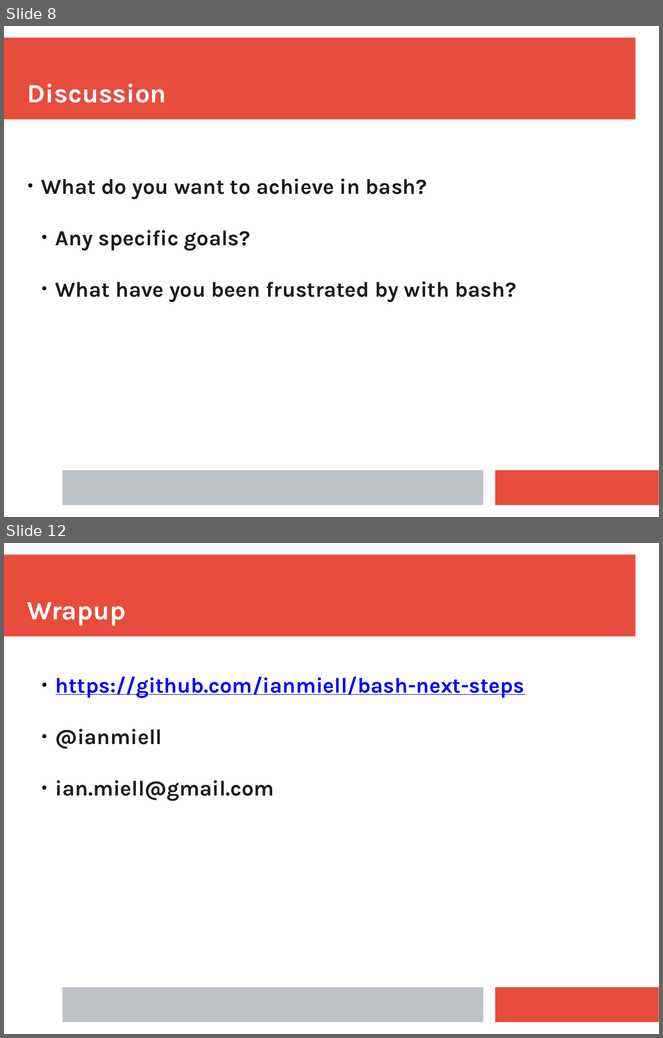
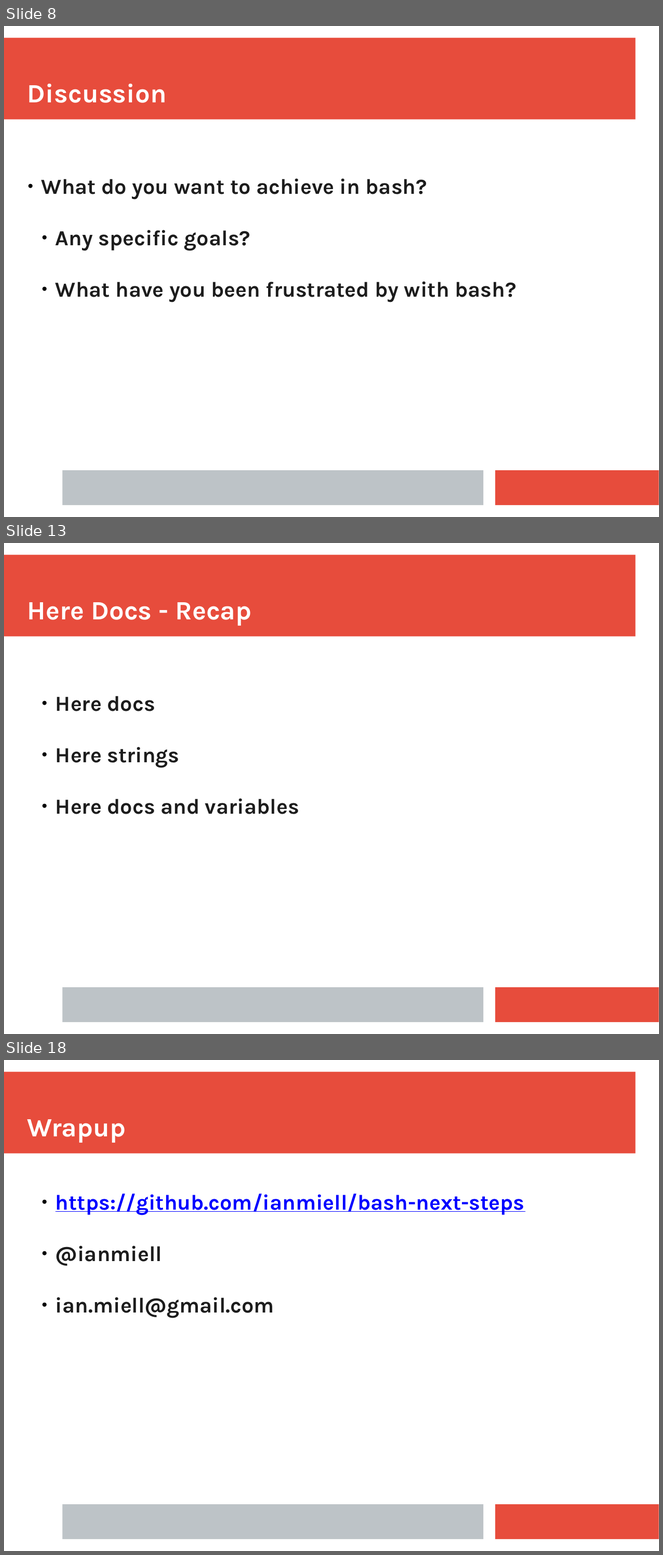
Before and after one commit to ianmiell/bash-next-steps, a slide deck: slides/bash_next_steps.pptx. Shown one above the other, each under a label of ours: slides 8 and 12 before the commit, slides 8, 13 and 18 after it; the slides between them are not shown. The pictures are 663x1038 and 663x1555 pixels, drawn with LibreOffice and Linux fonts; fonts in the diff are those of the drawing. Boxes give left, top, right and bottom in pixels: in the first picture for what was removed or moved away, otherwise in the second. Text is boxed around its words. In the diff, an @@ line names an element or a change of style, - is before the commit and + after.

Commit message:
docs

```diff
--- a/slides/bash_next_steps.pptx
+++ b/slides/bash_next_steps.pptx
@@ slide 13 added at box(4, 543, 659, 1034), background #FFFFFF; not listed: 3 template elements that a slide beside it also shows @@
@@ text added at box(27, 602, 252, 626), 32 pt, text #FFFFFF, bold @@
+Here Docs - Recap
@@ text added at box(55, 696, 299, 814), 26 pt, text #1C1C1C, bold @@
+  ● Here docs
+  ● Here strings
+  ● Here docs and variables
@@ what was slide 12 is now slide 18 @@
```
Also in this commit, not shown: 3 slides changed, 5 other slides added, 1 other file.
